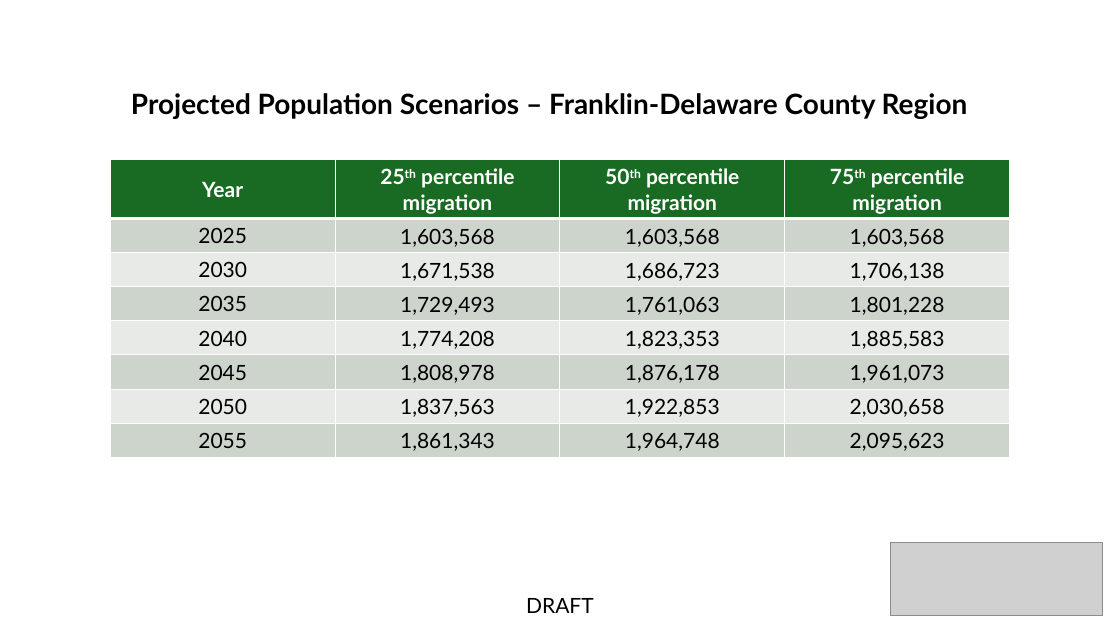
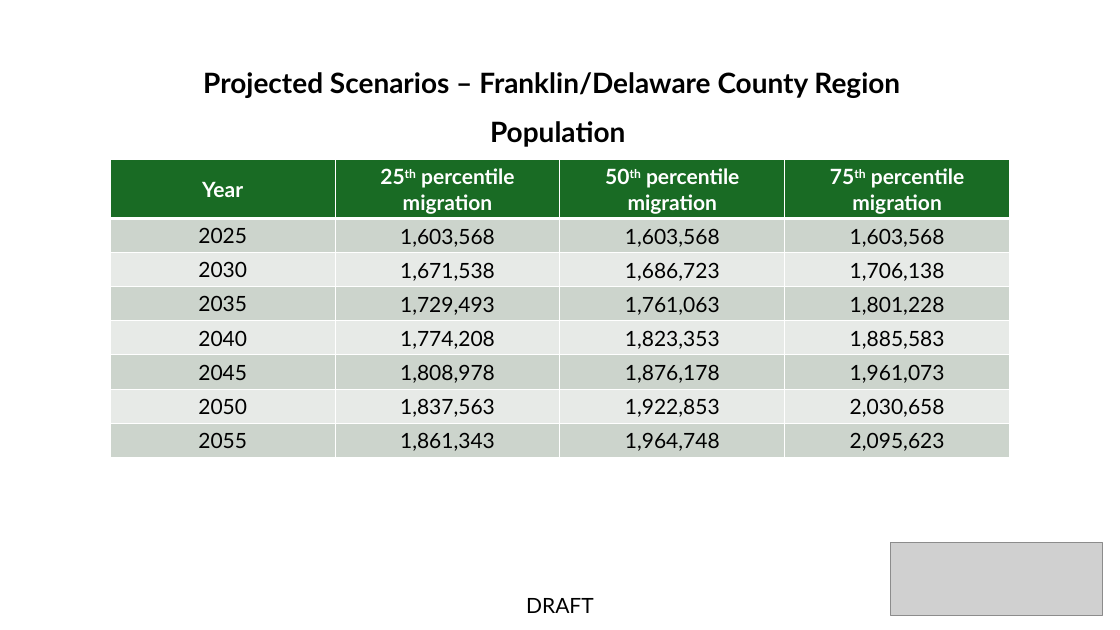
Before and after one commit to morpc/morpc-county-controls, a slide deck: slide 91 of deliverables/MORPC County Projections.pptx (slide 47 before the commit). Drawn at 1120x630 pixels with LibreOffice and Linux fonts; fonts in the diff are those of the drawing; grey boxes stand for pictures. Boxes give left, top, right and bottom in pixels: in the first picture for what was removed or moved away, otherwise in the second. Text is boxed around its words. In the diff, an @@ line names an element or a change of style, - is before the commit and + after.

```diff
--- a/deliverables/MORPC County Projections.pptx
+++ b/deliverables/MORPC County Projections.pptx
@@ text at <box>203,72,900,98</box>: text changed @@
-Projected Population Scenarios – Franklin-Delaware County Region
+Projected Scenarios – Franklin/Delaware County Region
@@ text added at <box>490,121,625,147</box>, 24 pt, text #000000, bold @@
+Population
```
Also in this commit, not shown: 23 other slides changed, 46 slides added.
